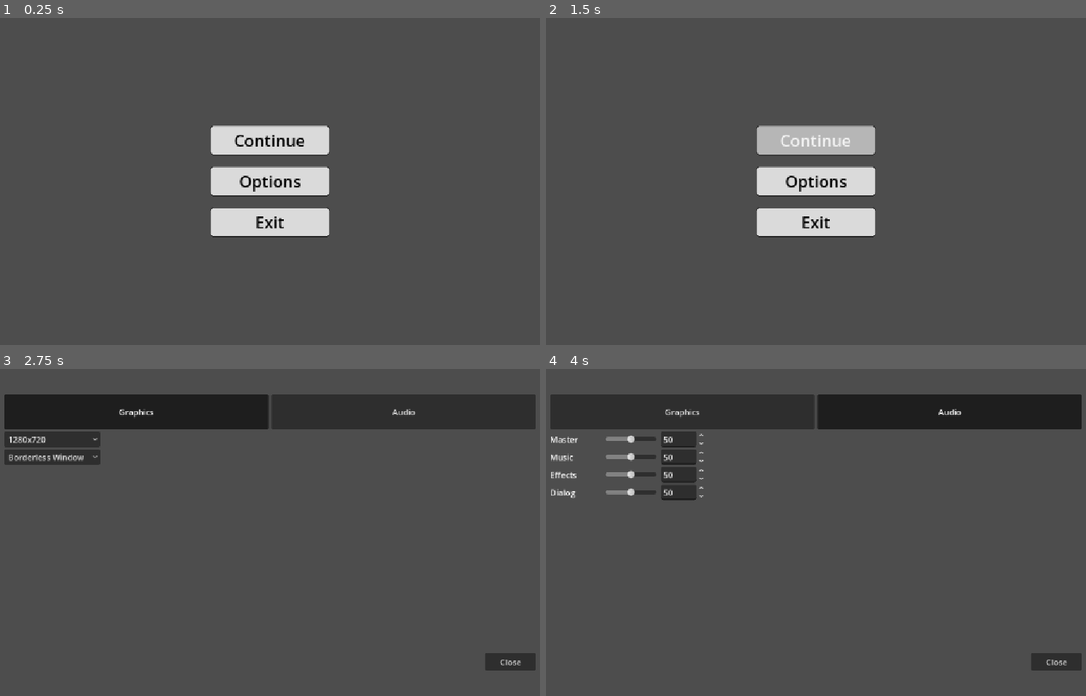
Above: before the commit, frames 1-4 (two rows, left to right).
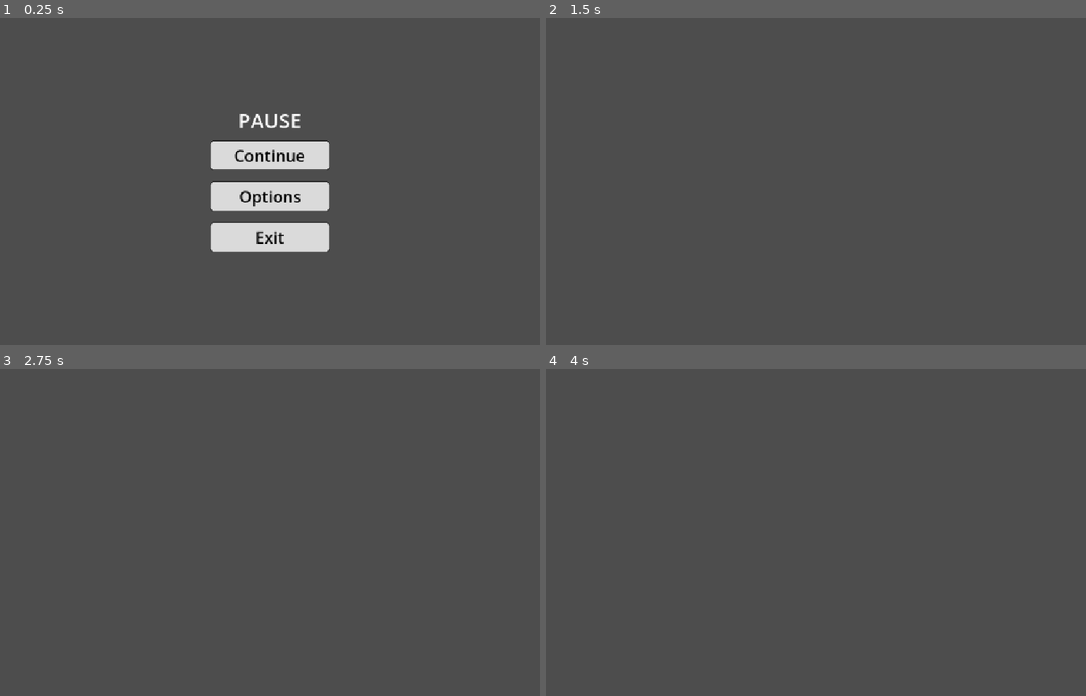
Above: after the commit, the same moments.

Repository: Arrenteks/LD60
Game: Godot game, scene res://menuModule/PauseMenu/PauseMenu.tscn
Same seed, same stepped clock (60 frames per second), same inputs: the game is played once before the commit and once after it. This scene is started directly instead of the project's main scene.
Inputs (mouse positions are in pixels of both pictures, inside the frame that each line leads up to):
- Up to frame 1 (0.25 s): no input
- Up to frame 2 (1.5 s): click "Continue" at 0.5 s; click (816, 138) at 1.25 s, where only the run before the commit has a clickable "Continue"
- Up to frame 3 (2.75 s): click (270, 532) at 2 s, where only the run before the commit has a clickable "Options"
- Up to frame 4 (4 s): click (681, 411) at 2.75 s, where only the run before the commit has a clickable "Graphics"; click (951, 411) at 3.5 s, where only the run before the commit has a clickable "Audio"

The runs differ from the first frame. In frame 1, 6.2% of the frame differs, in the area x 38-62%, y 29-72%; in frame 2, 5.9%; in frame 3, 12%; in frame 4, 13%, in the area x 0-100%, y 7-93%.

Commit message:
changed some stuff on the pause menu and project file

Diff:
--- a/ld-60/menuModule/PauseMenu/PauseMenu.tscn
+++ b/ld-60/menuModule/PauseMenu/PauseMenu.tscn
@@ -22,6 +22,12 @@
 size_flags_horizontal = 4
 alignment = 1
 
+[node name="Label" type="Label" parent="VBoxContainer" unique_id=369918703]
+layout_mode = 2
+theme_override_font_sizes/font_size = 40
+text = "PAUSE"
+horizontal_alignment = 1
+
 [node name="Continue" type="Button" parent="VBoxContainer" unique_id=1768225274]
 layout_mode = 2
 theme = ExtResource("1_06adw")
--- a/ld-60/menuModule/PauseMenu/continue.gd
+++ b/ld-60/menuModule/PauseMenu/continue.gd
@@ -8,23 +8,22 @@
 
 # Called every frame. 'delta' is the elapsed time since the previous frame.
 func _process(delta: float) -> void:
-	pass
+	if Input.is_action_just_pressed("PauseToggle"):
+		toggle_pause()
 
-
-func _on_button_down() -> void:
-	if(visible):
-		visible = !visible
-	if(get_tree().paused):
-		get_tree().paused = !get_tree().paused
-	pass # Replace with function body.
-
-
-func _on_mouse_entered() -> void:
-	pass # Replace with function body.
+func toggle_pause():
+	visible = !visible
+	var state = false
+	if !get_tree().paused:
+		state = true
+	#visible = state
+	get_tree().paused = state
+	print("is paused?  ")
+	print(get_tree().paused)
 
 
 func _on_continue_button_down() -> void:
-	pass # Replace with function body.
+	toggle_pause()
 
 
 func _on_continue_mouse_entered() -> void:
--- a/ld-60/menuModule/UIComponentScenes/OptionsMenu.tscn
+++ b/ld-60/menuModule/UIComponentScenes/OptionsMenu.tscn
@@ -8,6 +8,7 @@
 [ext_resource type="PackedScene" uid="uid://dj5p0n7oka37b" path="res://menuModule/UIComponentScenes/SoundSettings.tscn" id="5_ab8l4"]
 
 [node name="OptionsMenu" type="MarginContainer" unique_id=1946249548 node_paths=PackedStringArray("_GeneralSettings", "_GraphicsSettings", "_AudioSettings")]
+process_mode = 3
 anchors_preset = 15
 anchor_right = 1.0
 anchor_bottom = 1.0
@@ -24,14 +25,17 @@
 _AudioSettings = NodePath("VBoxContainer2/Menus/SoundSettings")
 
 [node name="VBoxContainer2" type="VBoxContainer" parent="." unique_id=1630622738]
+process_mode = 3
 layout_mode = 2
 
 [node name="MenuPointSelector" type="HBoxContainer" parent="VBoxContainer2" unique_id=2120636263]
+process_mode = 3
 layout_mode = 2
 theme_override_constants/separation = 6
 alignment = 1
 
 [node name="GeneralButton" type="Button" parent="VBoxContainer2/MenuPointSelector" unique_id=1440958738]
+process_mode = 3
 visible = false
 custom_minimum_size = Vector2(200, 70)
 layout_mode = 2
@@ -42,6 +46,7 @@
 text = "General"
 
 [node name="GameplayButton" type="Button" parent="VBoxContainer2/MenuPointSelector" unique_id=1190869012]
+process_mode = 3
 visible = false
 custom_minimum_size = Vector2(200, 70)
 layout_mode = 2
@@ -52,6 +57,7 @@
 text = "Gameplay"
 
 [node name="GraphicButton" type="Button" parent="VBoxContainer2/MenuPointSelector" unique_id=1809656357]
+process_mode = 3
 custom_minimum_size = Vector2(200, 70)
 layout_mode = 2
 size_flags_horizontal = 3
@@ -62,6 +68,7 @@
 text = "Graphics"
 
 [node name="AudioButton" type="Button" parent="VBoxContainer2/MenuPointSelector" unique_id=1408828173]
+process_mode = 3
 custom_minimum_size = Vector2(200, 70)
 layout_mode = 2
 size_flags_horizontal = 3
@@ -71,6 +78,7 @@
 text = "Audio"
 
 [node name="KeybindButton" type="Button" parent="VBoxContainer2/MenuPointSelector" unique_id=271828691]
+process_mode = 3
 visible = false
 custom_minimum_size = Vector2(200, 70)
 layout_mode = 2
@@ -81,22 +89,27 @@
 text = "Keybinds"
 
 [node name="Menus" type="BoxContainer" parent="VBoxContainer2" unique_id=822088599]
+process_mode = 3
 layout_mode = 2
 size_flags_vertical = 3
 
 [node name="GeneralSettings" parent="VBoxContainer2/Menus" unique_id=1430096600 instance=ExtResource("3_dvedr")]
+process_mode = 3
 visible = false
 layout_mode = 2
 size_flags_stretch_ratio = 0.0
 
 [node name="GraphicSettings" parent="VBoxContainer2/Menus" unique_id=496706003 instance=ExtResource("4_c678o")]
+process_mode = 3
 layout_mode = 2
 
 [node name="SoundSettings" parent="VBoxContainer2/Menus" unique_id=154970724 instance=ExtResource("5_ab8l4")]
+process_mode = 3
 visible = false
 layout_mode = 2
 
 [node name="Close" type="Button" parent="VBoxContainer2" unique_id=1970450081]
+process_mode = 3
 custom_minimum_size = Vector2(100, 35)
 layout_mode = 2
 size_flags_horizontal = 8
--- a/ld-60/menuModule/UIComponentScenes/OptionsMenuManager.gd
+++ b/ld-60/menuModule/UIComponentScenes/OptionsMenuManager.gd
@@ -19,7 +19,9 @@
 
 # Called every frame. 'delta' is the elapsed time since the previous frame.
 func _process(delta: float) -> void:
-	pass
+	if Input.is_action_just_pressed("PauseToggle"):
+		closed.emit()
+		queue_free()
 
 
 func _on_general_button_toggled(toggled_on: bool) -> void:
--- a/ld-60/menuModule/UIComponentScenes/options_loader_button.gd
+++ b/ld-60/menuModule/UIComponentScenes/options_loader_button.gd
@@ -7,12 +7,12 @@
 func _on_button_down() -> void:
 	if(option_menu.can_instantiate()):
 		var newMenu = option_menu.instantiate()
-		get_tree().root.add_child(newMenu)
+		owner.get_parent().add_child(newMenu)
 		newMenu.closed.connect(_return_to_main)
-		get_parent().hide()
+		owner.hide()
 
 func _return_to_main():
-	get_parent().show()
+	owner.visible = !owner.visible
 
 #function to play sounds or something on hoverbutton
 func _on_mouse_entered() -> void:
--- a/ld-60/menuModule/UIComponentScenes/sound_settings.gd
+++ b/ld-60/menuModule/UIComponentScenes/sound_settings.gd
@@ -13,7 +13,7 @@
 @export var voiceSoundBox : SpinBox
 
 func _ready() -> void:
-	print(AudioServer.get_bus_volume_linear(0))
+	#print(AudioServer.get_bus_volume_linear(0))
 	if masterSoundBox && masterSoundSlider: masterSoundBox.value = AudioServer.get_bus_volume_linear(0)*100
 	if musicSoundBox && musicSoundSlider: musicSoundBox.value = AudioServer.get_bus_volume_linear(1)*100
 	if effectsSoundBox && effectsSoundSlider: effectsSoundBox.value = AudioServer.get_bus_volume_linear(2)*100
--- a/ld-60/menuModule/base_menu.tscn
+++ b/ld-60/menuModule/base_menu.tscn
@@ -1,6 +1,7 @@
 [gd_scene format=3 uid="uid://cjrebuc1xguo"]
 
 [ext_resource type="PackedScene" uid="uid://b2csx1pyx7mrq" path="res://menuModule/UIComponentScenes/SceneLoaderButton.tscn" id="1_pe8at"]
+[ext_resource type="PackedScene" uid="uid://bmf7o48xbp3w8" path="res://scenes/MainGameScene.tscn" id="2_g2c2q"]
 [ext_resource type="PackedScene" uid="uid://c25aw66vnx4kj" path="res://menuModule/UIComponentScenes/OptionsLoaderButton.tscn" id="2_pe8at"]
 [ext_resource type="PackedScene" uid="uid://eqpn6qvxlbt2" path="res://menuModule/UIComponentScenes/ExitButton.tscn" id="3_1o4ma"]
 
@@ -27,9 +28,12 @@
 
 [node name="SceneLoaderButton" parent="HBoxContainer/VBoxContainer" unique_id=821742066 instance=ExtResource("1_pe8at")]
 layout_mode = 2
+_load_scene = ExtResource("2_g2c2q")
 
 [node name="OptionsLoaderButton" parent="HBoxContainer/VBoxContainer" unique_id=281677663 instance=ExtResource("2_pe8at")]
 layout_mode = 2
 
 [node name="ExitButton" parent="HBoxContainer/VBoxContainer" unique_id=781916588 instance=ExtResource("3_1o4ma")]
 layout_mode = 2
+
+[node name="MainMenu" type="CanvasLayer" parent="." unique_id=945338665]
--- a/ld-60/project.godot
+++ b/ld-60/project.godot
@@ -11,7 +11,7 @@
 [application]
 
 config/name="ld60"
-run/main_scene="uid://ccy2o7kramesx"
+run/main_scene="uid://cjrebuc1xguo"
 config/features=PackedStringArray("4.7", "Forward Plus")
 config/icon="res://sprites/icon.svg"
 
@@ -29,6 +29,14 @@
 window/stretch/mode="canvas_items"
 window/stretch/aspect="expand"
 
+[input]
+
+PauseToggle={
+"deadzone": 0.2,
+"events": [Object(InputEventKey,"resource_local_to_scene":false,"resource_name":"","device":-1,"window_id":0,"alt_pressed":false,"shift_pressed":false,"ctrl_pressed":false,"meta_pressed":false,"pressed":false,"keycode":0,"physical_keycode":4194305,"key_label":0,"unicode":0,"location":0,"echo":false,"script":null)
+]
+}
+
 [physics]
 
 3d/physics_engine="Jolt Physics"
--- /dev/null
+++ b/ld-60/scenes/MainGameScene.tscn
@@ -0,0 +1,11 @@
+[gd_scene format=3 uid="uid://bmf7o48xbp3w8"]
+
+[ext_resource type="PackedScene" uid="uid://c6ihyv5ev2ctt" path="res://menuModule/PauseMenu/PauseMenu.tscn" id="1_6xila"]
+
+[node name="MainGameScene" type="Node" unique_id=417379477]
+
+[node name="CanvasLayer" type="CanvasLayer" parent="." unique_id=305884312]
+
+[node name="PauseMenu" parent="CanvasLayer" unique_id=614204342 instance=ExtResource("1_6xila")]
+process_mode = 3
+visible = false
--- a/ld-60/scripts/DialogSystem/dialog_window.gd
+++ b/ld-60/scripts/DialogSystem/dialog_window.gd
@@ -38,6 +38,5 @@
 			else:
 				isTyping = false
 				arrayPosition += 1
-				print(arrayPosition)
 				if(arrayPosition < futureText.size()):
 					get_tree().create_timer(textDelay).timeout.connect(func(): startText(futureText[arrayPosition]))
